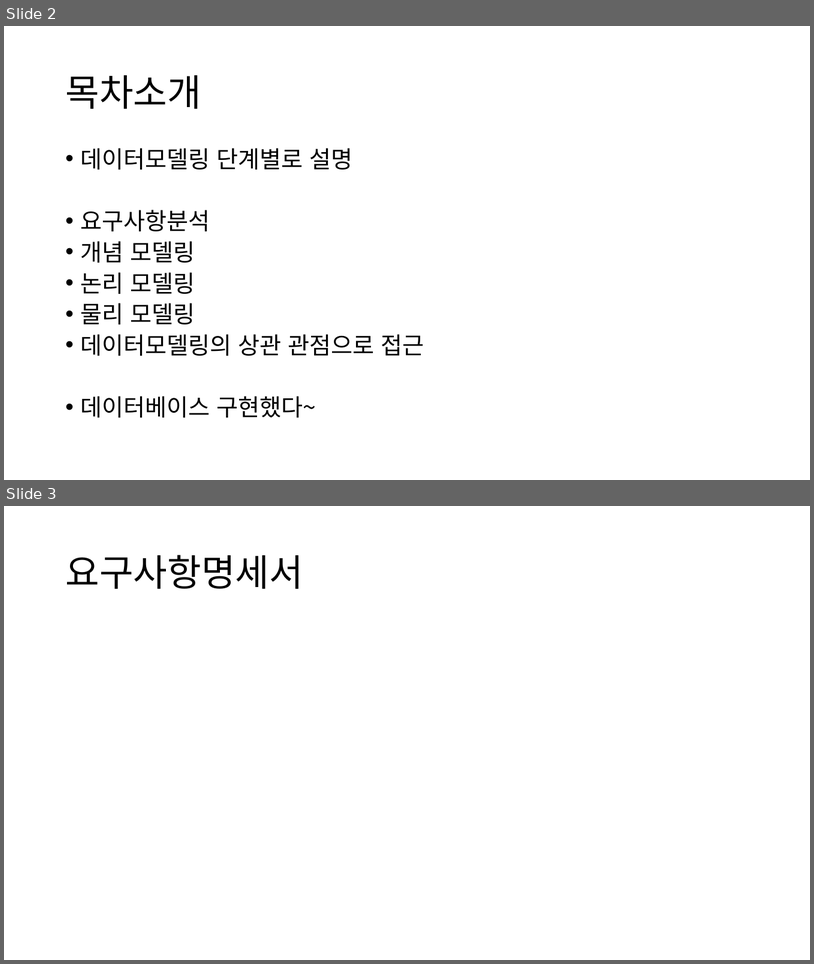
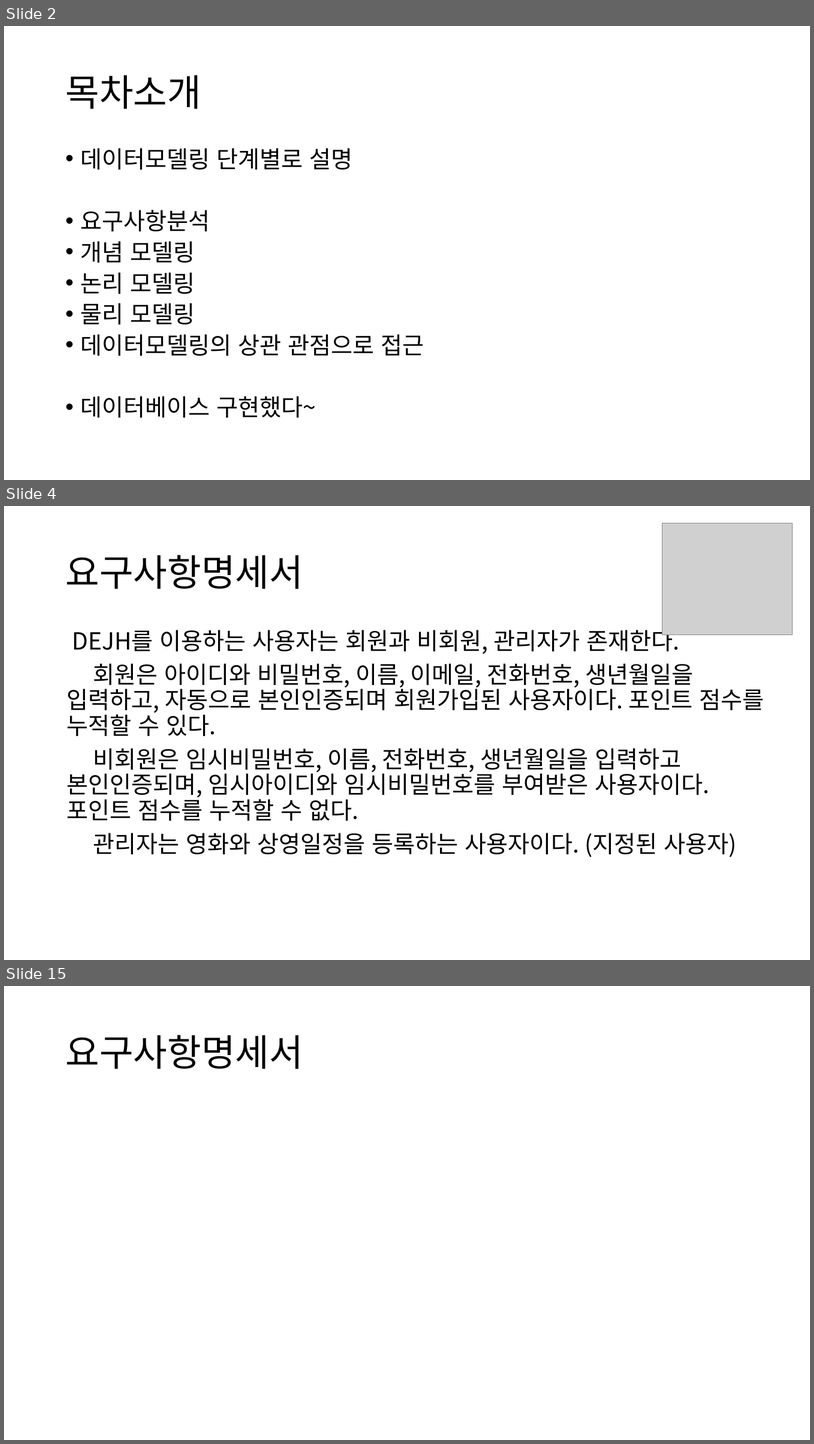
Before and after one commit to Cinema-System/My-Cinema, a slide deck: 중간발표/다은발표준비.pptx. Shown one above the other, each under a label of ours: slides 2 and 3 before the commit, slides 2, 4 and 15 after it; the slides between them are not shown. The pictures are 814x964 and 814x1444 pixels, drawn with LibreOffice and Linux fonts; fonts in the diff are those of the drawing; grey boxes stand for pictures. Boxes give left, top, right and bottom in pixels: in the first picture for what was removed or moved away, otherwise in the second. Text is boxed around its words. In the diff, an @@ line names an element or a change of style, - is before the commit and + after.

```diff
--- a/중간발표/다은발표준비.pptx
+++ b/중간발표/다은발표준비.pptx
@@ slide 4 added at (4,506,810,960), background #FFFFFF @@
@@ picture added at (663,523,793,635) @@
@@ title added at (65,555,303,589), 44 pt, text #000000 @@
+요구사항명세서
@@ text added at (67,625,765,857), 28 pt, text #000000 @@
+DEJH를 이용하는 사용자는 회원과 비회원, 관리자가 존재한다.
+회원은 아이디와 비밀번호, 이름, 이메일, 전화번호, 생년월일을 입력하고, 자동으로 본인인증되며 회원가입된 사용자이다. 포인트 점수를 누적할 수 있다.
+비회원은 임시비밀번호, 이름, 전화번호, 생년월일을 입력하고 본인인증되며, 임시아이디와 임시비밀번호를 부여받은 사용자이다. 포인트 점수를 누적할 수 없다.
+관리자는 영화와 상영일정을 등록하는 사용자이다. (지정된 사용자)
@@ what was slide 3 is now slide 15 @@
```
Also in this commit, not shown: 13 other slides added, 2 other files.
